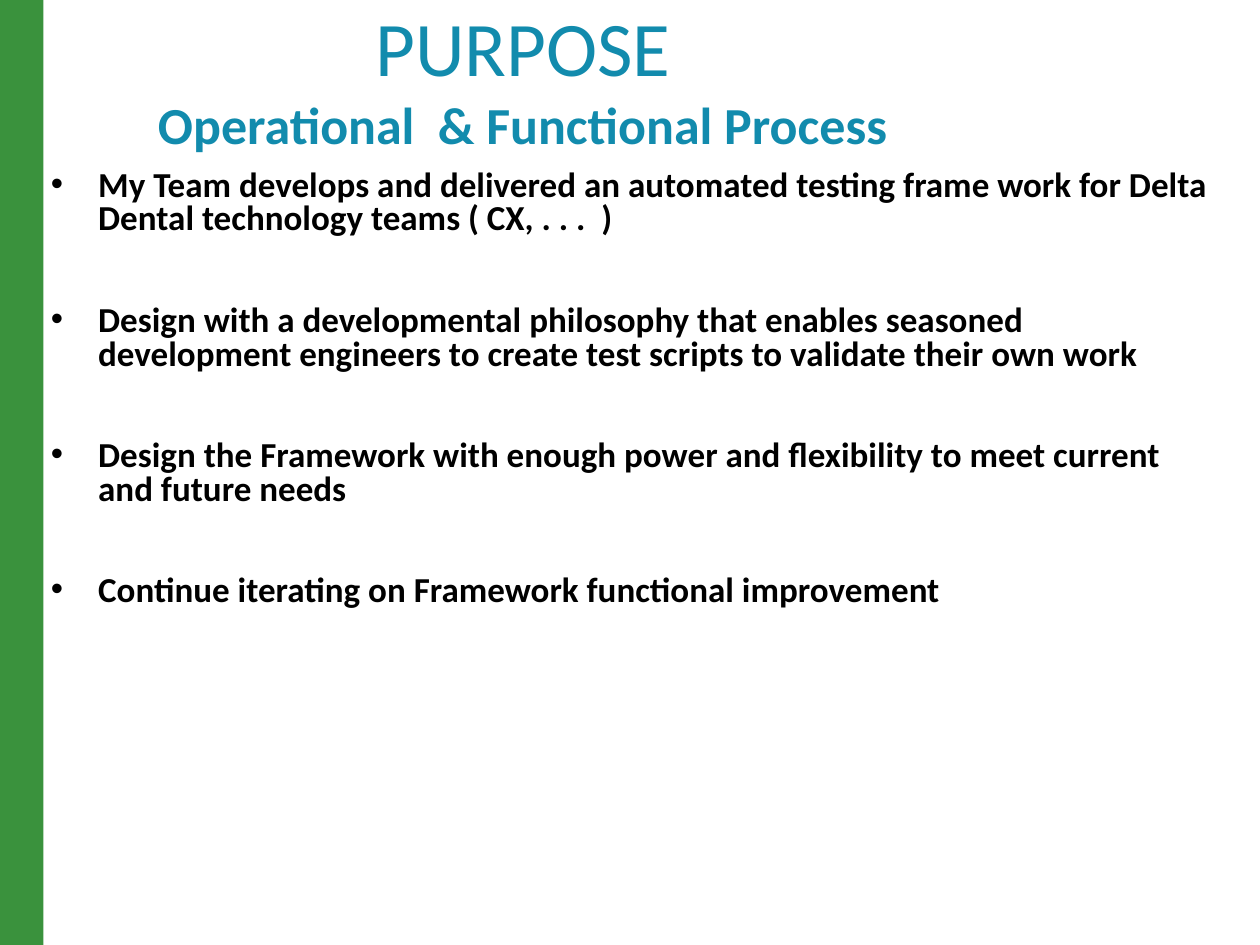
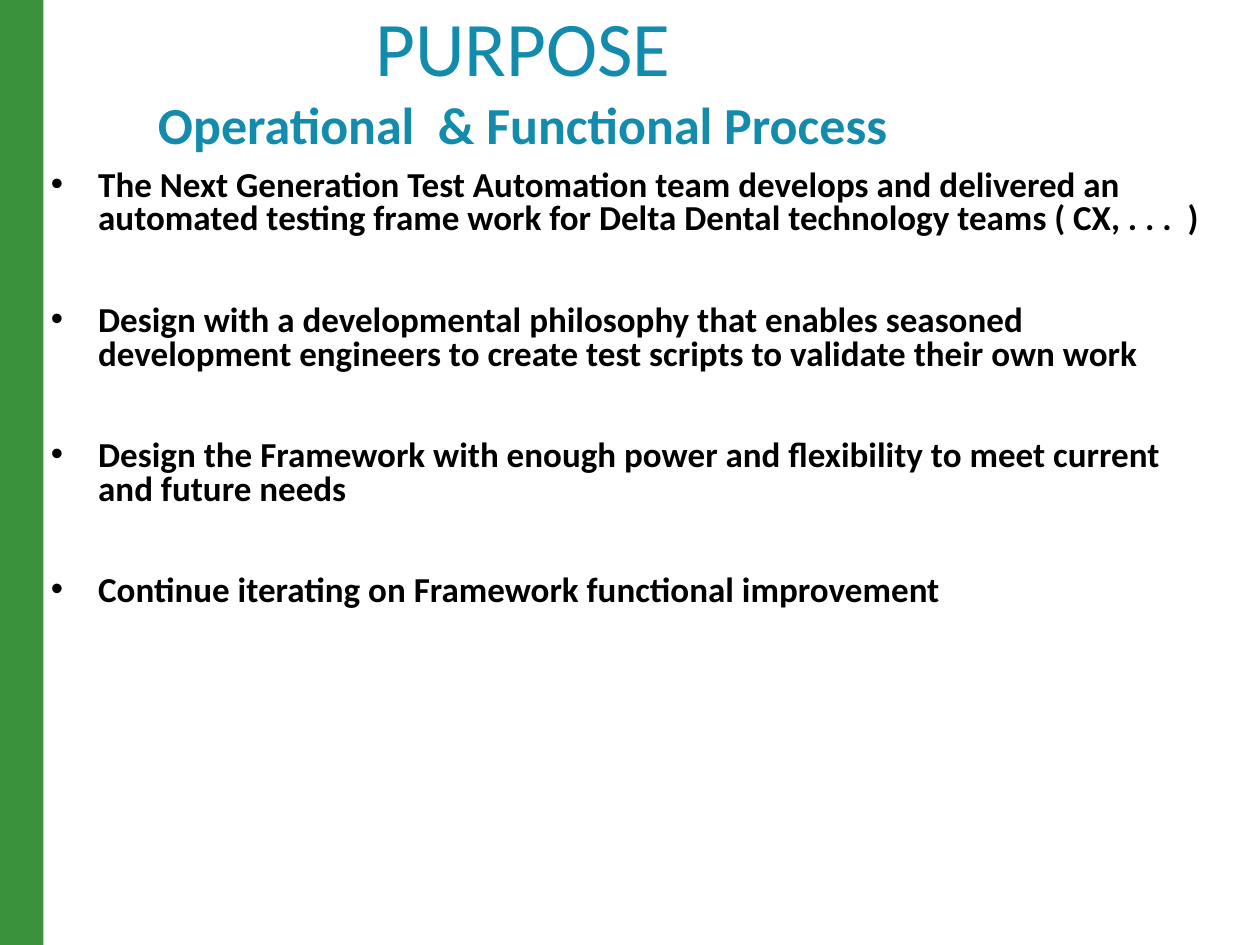
Before and after one commit to raghav9329/mainProf, a slide deck: slide 3 of CurrentWork_Delta/CX_StrategyPowerPoint.pptx. Drawn at 1260x945 pixels with LibreOffice and Linux fonts; fonts in the diff are those of the drawing. Boxes give left, top, right and bottom in pixels: in the first picture for what was removed or moved away, otherwise in the second. Text is boxed around its words. In the diff, an @@ line names an element or a change of style, - is before the commit and + after.

```diff
--- a/CurrentWork_Delta/CX_StrategyPowerPoint.pptx
+++ b/CurrentWork_Delta/CX_StrategyPowerPoint.pptx
@@ text at (x1=98, y1=172, x2=1120, y2=236): text changed @@
-• My Team develops and delivered an automated testing frame work for Delta Dental technology teams ( CX, . . . )
+• The Next Generation Test Automation team develops and delivered an automated testing frame work for Delta Dental technology teams ( CX, . . . )
```
Also in this commit, not shown: 10 other slides changed, 5 other files.
